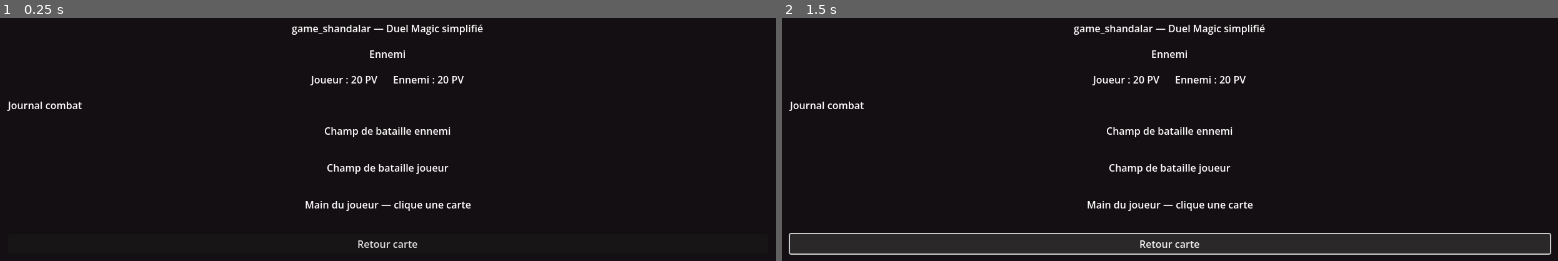
Above: before the commit, frames 1-2 (left to right).
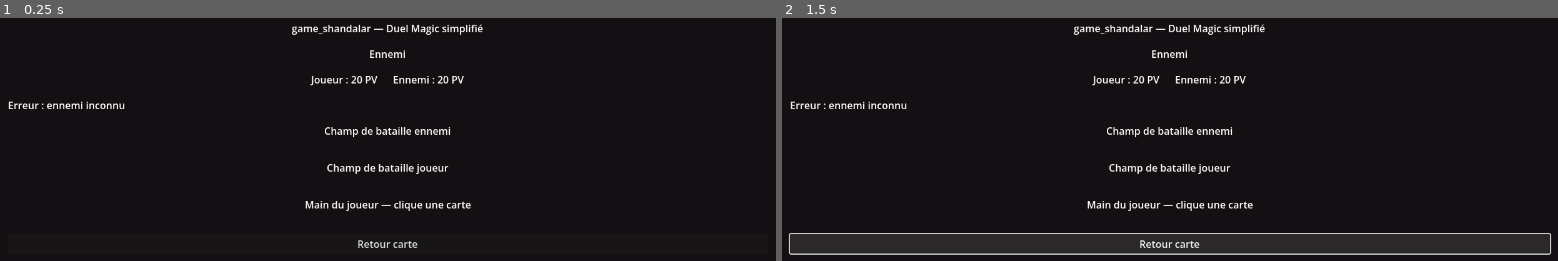
Above: after the commit, the same moments.

Repository: ludowww/game_shandalar
Game: Godot game, scene res://scenes/battle/BattleScene.tscn
Same seed, same stepped clock (60 frames per second), same inputs: the game is played once before the commit and once after it. This scene is started directly instead of the project's main scene.
Inputs:
- Up to frame 1 (0.25 s): no input
- Up to frame 2 (1.5 s): click "Retour carte" at 0.5 s; tap Enter at 1.25 s; hold Right (move_right) from 1.28 s (still down)

The runs differ from the first frame. In frame 1, 0.3% of the frame differs, in the area x 0-17%, y 34-39%; in frame 2, 0.3%.
Error before the commit: Parse Error: Cannot infer the type of "damage" variable because the value doesn't have a set type. (res://scripts/battle/BattleController.gd:106)

Commit message:
fix: type creature attack damage

Diff:
--- a/scripts/battle/BattleController.gd
+++ b/scripts/battle/BattleController.gd
@@ -103,7 +103,7 @@
 	check_battle_end()
 
 func resolve_creature_attack(attacker, defender, attacker_label: String) -> void:
-	var damage := attacker.attack_with_creatures(defender)
+	var damage: int = attacker.attack_with_creatures(defender)
 	if damage > 0:
 		log_label.text += "\n%s %s pour %d." % [attacker_label, ATTACK_LOG_TEXT, damage]
 
Not shown, changed: tests/test_persistent_creatures_static.py
